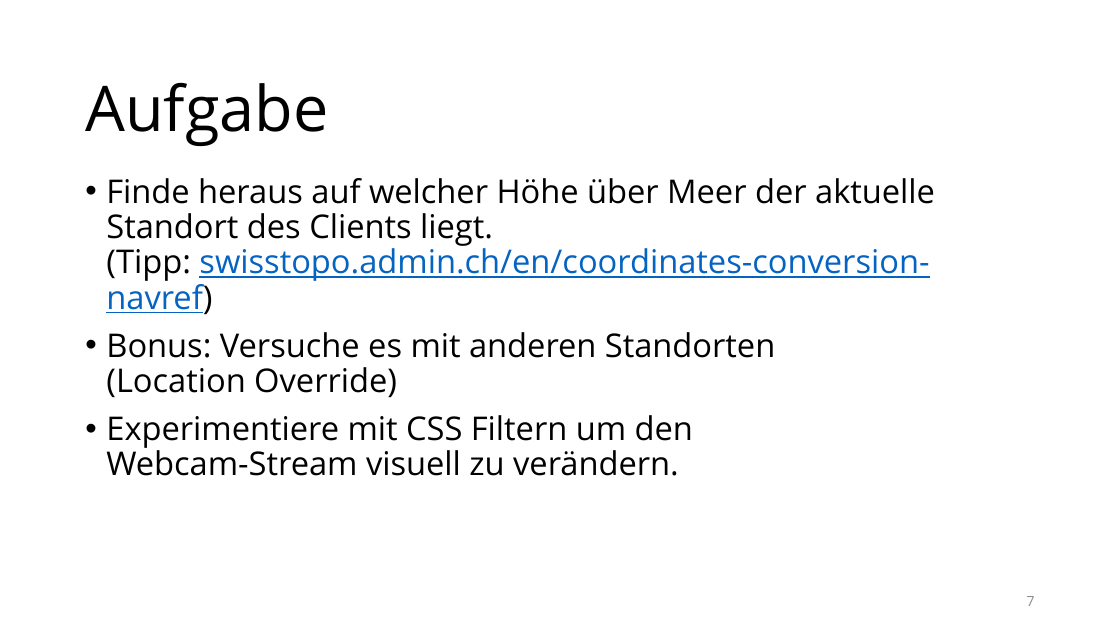
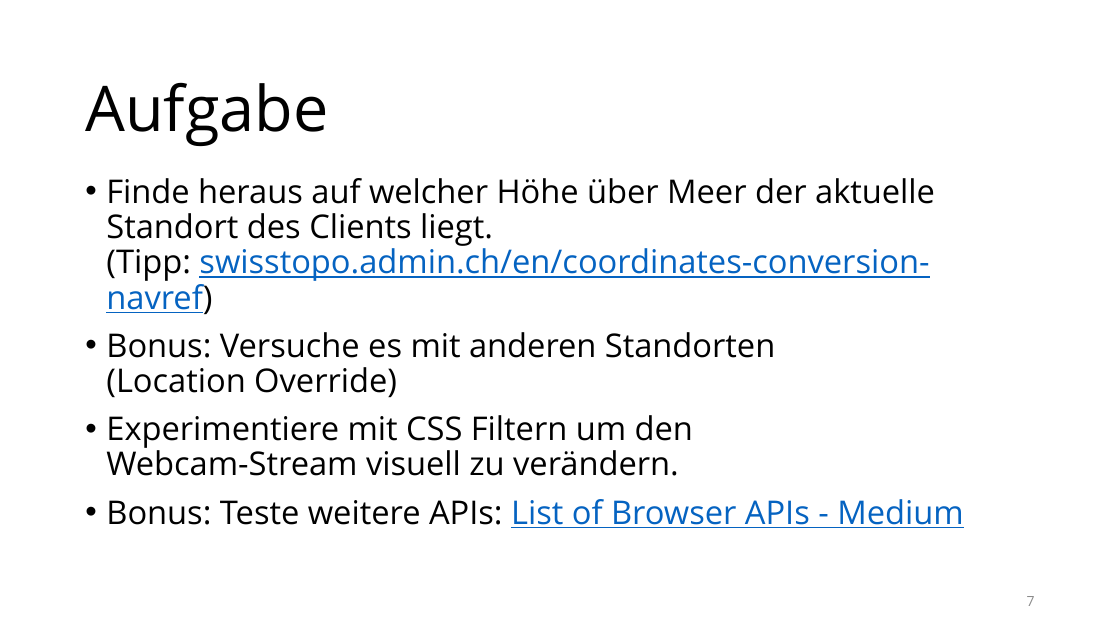
Before and after one commit to raphaeldas/js-advanced, a slide deck: slide 7 of papers/lektion-2.pptx. Drawn at 1120x630 pixels with LibreOffice and Linux fonts; fonts in the diff are those of the drawing; background and template pictures are left out. Boxes give left, top, right and bottom in pixels: in the first picture for what was removed or moved away, otherwise in the second. Text is boxed around its words. In the diff, an @@ line names an element or a change of style, - is before the commit and + after.

```diff
--- a/papers/lektion-2.pptx
+++ b/papers/lektion-2.pptx
@@ text at <box>106,499,963,528</box>: paragraph added @@
+• Bonus: Teste weitere APIs: List of Browser APIs - Medium
```
Also in this commit, not shown: 1 other slide changed, 1 other file.
